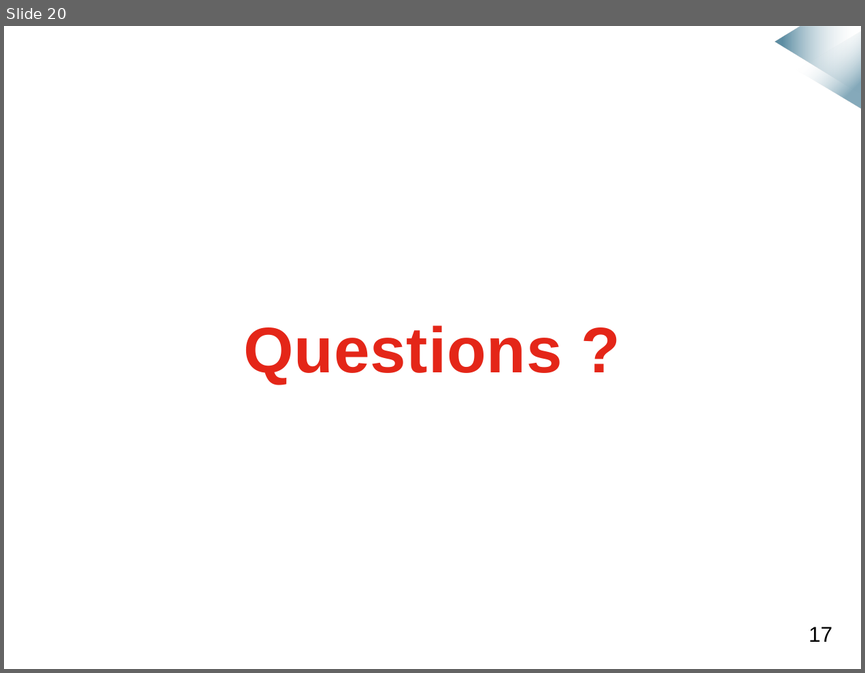
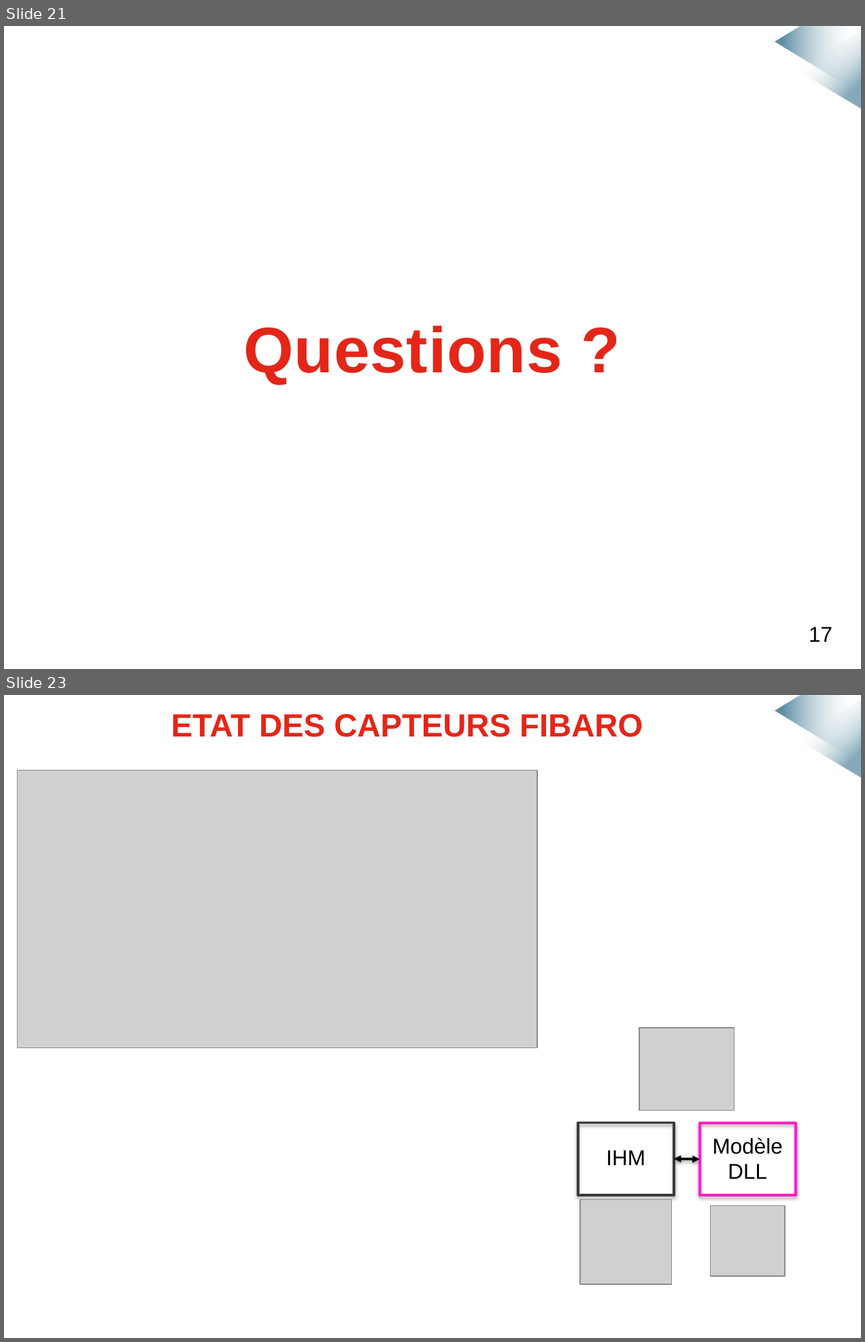
Before and after one commit to mmeven/EP_Domotique_Tablette, a slide deck: Rendu/Diapo_soutenance.pptx. Shown one above the other, each under a label of ours: slide 20 before the commit, slides 21 and 23 after it; the slides between them are not shown. The pictures are 865x673 and 865x1342 pixels, drawn with LibreOffice and Linux fonts; fonts in the diff are those of the drawing; grey boxes stand for pictures; background and template pictures are left out. Boxes give left, top, right and bottom in pixels: in the first picture for what was removed or moved away, otherwise in the second. Text is boxed around its words. In the diff, an @@ line names an element or a change of style, - is before the commit and + after.

```diff
--- a/Rendu/Diapo_soutenance.pptx
+++ b/Rendu/Diapo_soutenance.pptx
@@ slide 23 added at [4,695,861,1338], background #FFFFFF; not listed: 2 template elements that a slide beside it also shows @@
@@ title added at [171,714,643,737], 27 pt, text #E42618, bold @@
+ETAT DES CAPTEURS FIBARO
@@ picture added at [17,770,537,1048] @@
@@ picture added at [639,1028,734,1110] @@
@@ group added at [578,1123,796,1285]: 2 rectangles, 2 texts, 2 pictures, 1 double arrow @@
+IHM
+Modèle
+DLL
@@ what was slide 20 is now slide 21 @@
```
Also in this commit, not shown: 5 slides changed, 3 other slides added, 1 slide removed.
